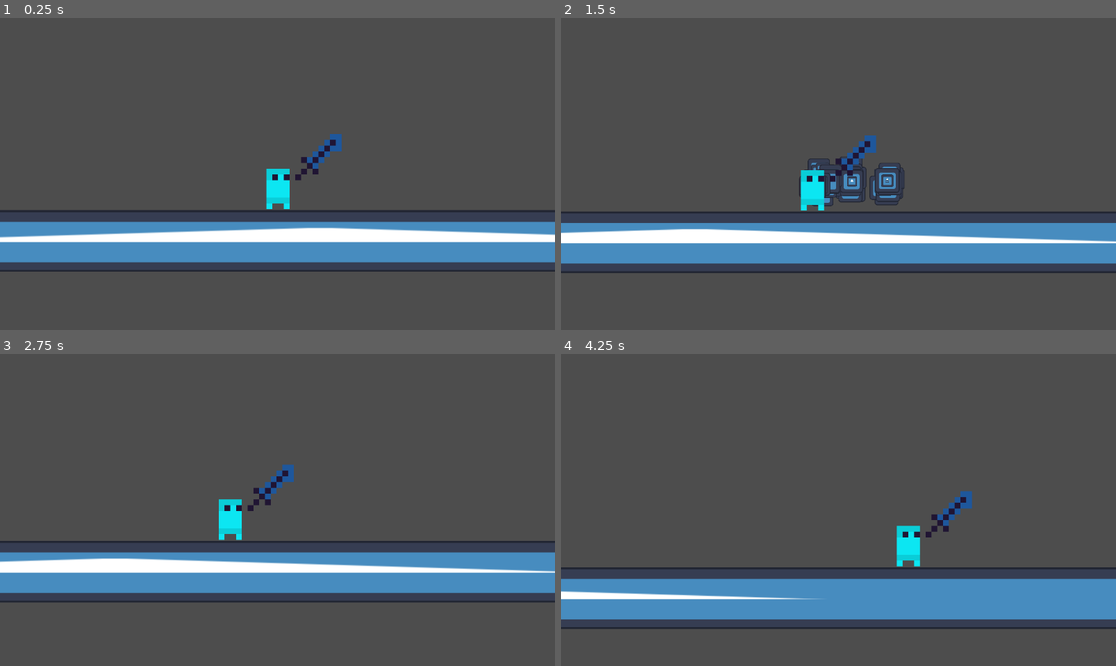
Above: before the commit, frames 1-4 (two rows, left to right).
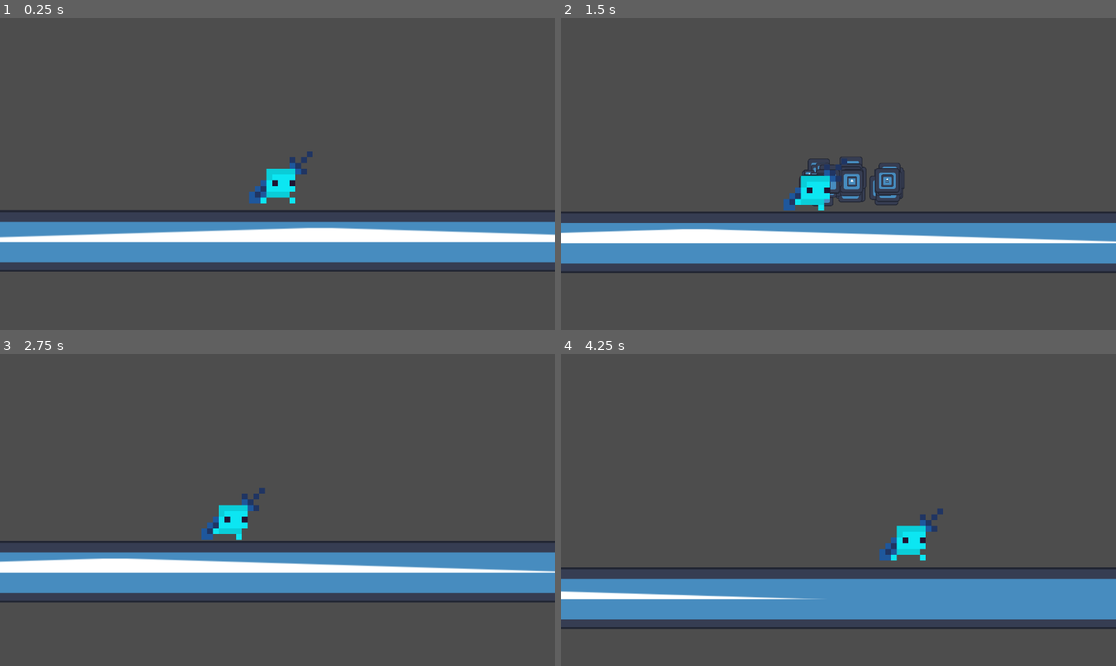
Above: after the commit, the same moments.

Repository: Namaarie/jame-gam-55
Game: Godot game, scene res://main.tscn
Two runs of this game, one before a commit and one after it. Both use one fixed random seed, a clock stepped at 60 frames per second and the inputs below. The engine's default icon, where the game draws it, is replaced by a stand-in: a white triangle on a blue panel in a dark square.
Inputs (mouse positions are in pixels of both pictures, inside the frame that each line leads up to):
- Up to frame 1 (0.25 s): no input
- Up to frame 2 (1.5 s): move the mouse to (960, 158) at 0.52 s; hold D (right) from 0.53 s (still down); click (960, 158) at 0.6 s; tap Space (jump) at 0.77 s; move the mouse to (727, 189) at 1.27 s; right-click (727, 189) at 1.35 s
- Up to frame 3 (2.75 s): tap Space (jump) at 1.52 s; move the mouse to (333, 441) at 2.02 s; release D (right) at 2.03 s; hold A (left) from 2.03 s (still down); click (333, 441) at 2.1 s
- Up to frame 4 (4.25 s): move the mouse to (810, 572) at 2.77 s; release A (left) at 2.78 s; hold D (right) from 2.78 s (still down); right-click (810, 572) at 2.85 s; tap Space (jump) at 3.02, 3.77 s; move the mouse to (1005, 556) at 3.52 s; click (1005, 556) at 3.6 s

The runs differ from the first frame. In frame 1, 1.0% of the frame differs, in the area x 44-62%, y 37-62%; in frame 2, 0.9%; in frame 3, 0.9%; in frame 4, 1.0%.

Commit message:
Update player.tscn
Made run the default player animation

Diff:
--- a/player/player.tscn
+++ b/player/player.tscn
@@ -354,9 +354,8 @@
 position = Vector2(13, 37)
 scale = Vector2(12, 12)
 sprite_frames = SubResource("SpriteFrames_n0b8q")
-animation = &"up_attack"
-frame = 4
-frame_progress = 0.8427533
+animation = &"run"
+autoplay = "run"
 
 [node name="Camera2D" type="Camera2D" parent="."]
 process_callback = 0
